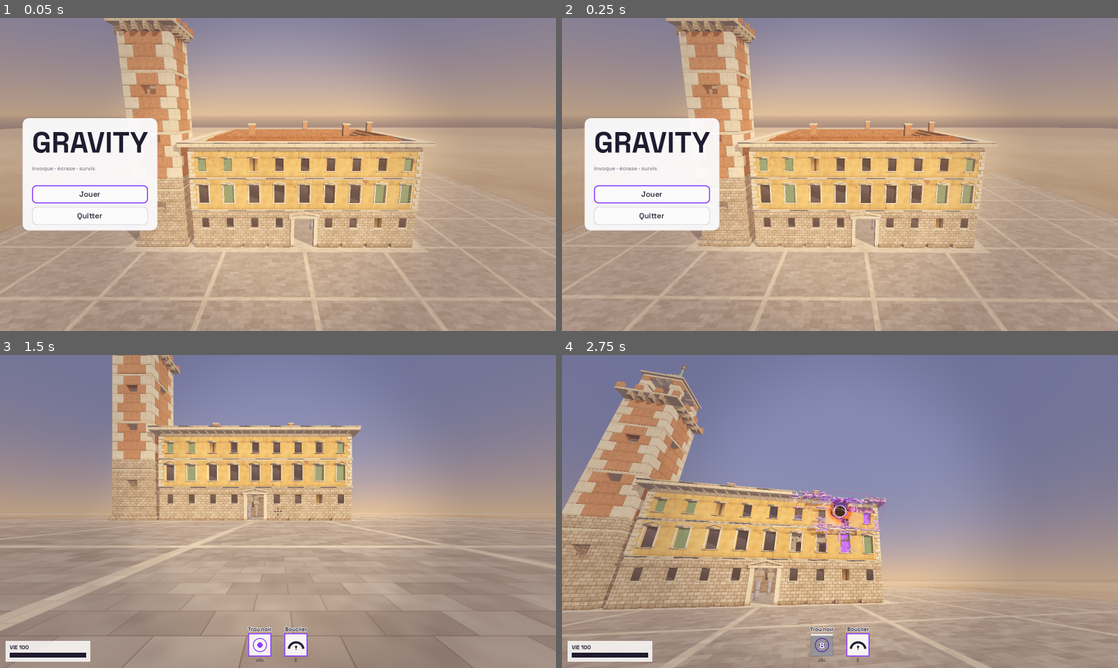
Above: before the commit, frames 1-4 (two rows, left to right).
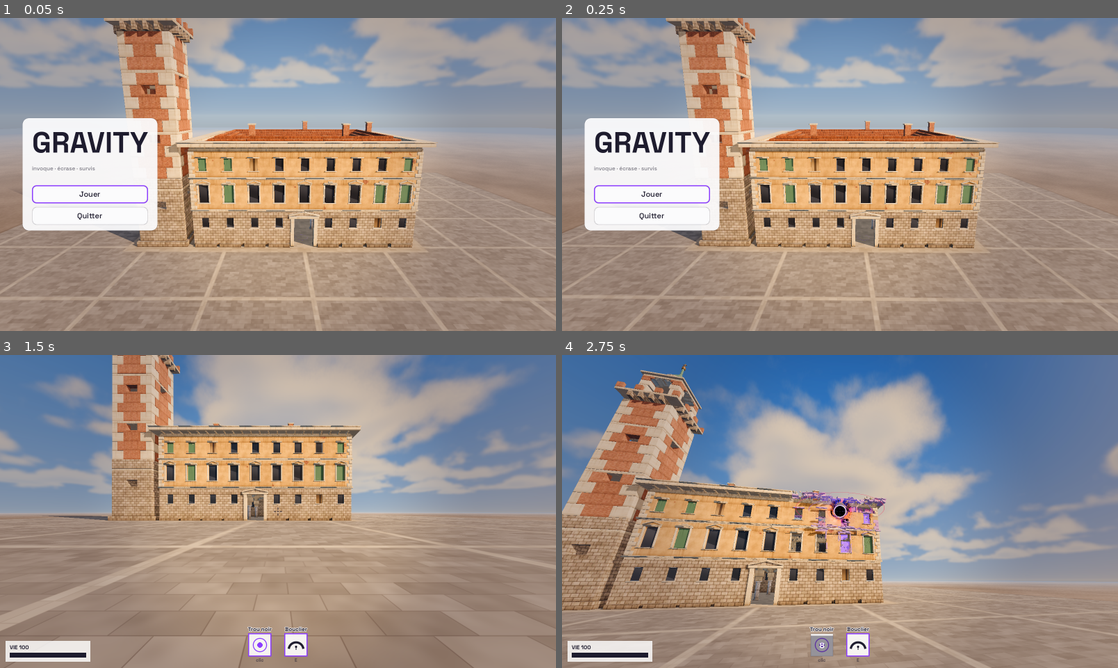
Above: after the commit, the same moments.

Repository: Ripo7/gravity
Game: Godot game, scene res://scenes/menu.tscn
Two runs of this game, one before a commit and one after it. Both use one fixed random seed, a clock stepped at 60 frames per second and the inputs below.
Inputs (mouse positions are in pixels of both pictures, inside the frame that each line leads up to):
- Up to frame 1 (0.05 s): no input
- Up to frame 2 (0.25 s): no input
- Up to frame 3 (1.5 s): click "Jouer" at 0.5 s; click "Go" at 1.25 s
- Up to frame 4 (2.75 s): tap Enter at 2 s; move the mouse to (867, 511) at 2.02 s; press the mouse at (867, 511) at 2.03 s; hold W (move_forward) from 2.03 s (still down); tap Space (jump) at 2.27 s

The runs differ from the first frame. In frame 1, 38% of the frame differs, in the area x 0-100%, y 0-89%; in frame 2, 38%; in frame 3, 33%; in frame 4, 48%, in the area x 0-100%, y 0-82%.

Commit message:
Beauty pass: Blender-baked sky, golden light, contact shadows, sunlit dust
- Sky: a shader (deep blue overhead, a pale band at the horizon warming
  toward the sun, the sun's halo and disc) over cumulus baked in Blender: a
  slab of volume noise lit by the game's sun, rendered by Cycles into an
  equirectangular panorama of the upper sky (tools/make_sky.py, ~6 min),
  graded lit/shaded in the shader. No mipmaps on it (no seam where the
  panorama wraps); static, so the light it gives is worked out once.
- Light: a lower, warmer sun on the right of the facade (raking light,
  long shadows), shade lit by the blue sky, AgX tone mapping, a touch more
  contrast and colour, a pale blue haze warmer toward the sun.
- Contact shadows: walls and rubble darken where they meet the ground and
  the square darkens at the foot of the walls (ambient occlusion written by
  the block and floor shaders; no screen-space pass needed).
- Dust: lit by the sun (warm on its sunny side, sky blue on the other,
  glowing toward the sun). A storey crushed flat blows jets of dust out
  sideways. Dust that settles turns the square pale round the ruins (a
  64 x 64 map painted where dust rolls out, read by the floor shader).
- No slow motion and no freeze frames: the slow-motion beat on big
  collapses is gone.
- Window glass reflects the new sky.
- Tests: settled dust, dust jets, the sky's clouds, time never slows.

Physics unchanged (showcase, busy ms/step, phone settings, interleaved
seeds 1-3): base 4.2-4.4, this 3.8-4.2; browser 5.2-5.6 vs 5.4-5.9.

Co-Authored-By: Claude Opus 5.5 <noreply@anthropic.com>
Claude-Session: https://claude.ai/code/session_01SsjNMFzoTS5f8MNM9uW8YB

Diff:
--- a/materials/environment.tres
+++ b/materials/environment.tres
@@ -1,13 +1,12 @@
-[gd_resource type="Environment" load_steps=3 format=3]
+[gd_resource type="Environment" load_steps=5 format=3]
 
-[sub_resource type="ProceduralSkyMaterial" id="sky_mat"]
-sky_top_color = Color(0.3, 0.42, 0.66, 1)
-sky_horizon_color = Color(0.98, 0.74, 0.55, 1)
-sky_curve = 0.12
-ground_bottom_color = Color(0.36, 0.33, 0.36, 1)
-ground_horizon_color = Color(0.94, 0.72, 0.56, 1)
-sun_angle_max = 14.0
-sun_curve = 0.12
+[ext_resource type="Shader" path="res://shaders/sky.gdshader" id="1_sky"]
+[ext_resource type="Texture2D" path="res://assets/textures/sky_clouds.png" id="2_clouds"]
+
+[sub_resource type="ShaderMaterial" id="sky_mat"]
+shader = ExtResource("1_sky")
+shader_parameter/clouds = ExtResource("2_clouds")
+shader_parameter/use_clouds = true
 
 [sub_resource type="Sky" id="sky"]
 sky_material = SubResource("sky_mat")
@@ -16,24 +15,24 @@
 background_mode = 2
 sky = SubResource("sky")
 ambient_light_source = 3
-ambient_light_color = Color(0.74, 0.74, 0.86, 1)
-ambient_light_sky_contribution = 0.3
-ambient_light_energy = 0.6
-tonemap_mode = 2
-tonemap_exposure = 1.05
-tonemap_white = 3.0
+ambient_light_color = Color(0.62, 0.7, 0.88, 1)
+ambient_light_sky_contribution = 0.6
+ambient_light_energy = 0.55
+tonemap_mode = 4
+tonemap_exposure = 1.1
 glow_enabled = true
-glow_intensity = 0.55
-glow_bloom = 0.04
-glow_hdr_threshold = 1.0
+glow_intensity = 0.5
+glow_bloom = 0.05
+glow_hdr_threshold = 1.1
 fog_enabled = true
-fog_light_color = Color(0.92, 0.72, 0.58, 1)
-fog_sun_scatter = 0.35
+fog_light_color = Color(0.72, 0.79, 0.88, 1)
+fog_sun_scatter = 0.25
 fog_mode = 1
 fog_density = 1.0
-fog_depth_begin = 0.0
-fog_depth_end = 380.0
-fog_depth_curve = 0.7
-fog_sky_affect = 0.15
+fog_depth_begin = 20.0
+fog_depth_end = 420.0
+fog_depth_curve = 1.2
+fog_sky_affect = 0.0
 adjustment_enabled = true
-adjustment_saturation = 1.12
+adjustment_contrast = 1.06
+adjustment_saturation = 1.15
--- a/scenes/game.tscn
+++ b/scenes/game.tscn
@@ -36,11 +36,11 @@
 environment = ExtResource("2_env")
 
 [node name="Sun" type="DirectionalLight3D" parent="."]
-transform = Transform3D(0.7295, -0.3283, 0.6000, 0.0000, 0.8773, 0.4800, -0.6839, -0.3502, 0.6400, 0, 30, 0)
-light_color = Color(1, 0.78, 0.55, 1)
-light_energy = 1.45
+transform = Transform3D(0.5297, -0.3452, 0.775, 0, 0.9138, 0.407, -0.8482, -0.2156, 0.484, 0, 30, 0)
+light_color = Color(1, 0.74, 0.48, 1)
+light_energy = 2.1
 shadow_enabled = true
-shadow_opacity = 0.85
+shadow_opacity = 0.95
 shadow_blur = 1.5
 directional_shadow_max_distance = 70.0
 
--- a/scripts/core/game_world.gd
+++ b/scripts/core/game_world.gd
@@ -1,13 +1,10 @@
 class_name GameWorld
 extends Node3D
 ## Root of the game scene: loads the current level, wires structures,
-## debris, player, blasts and all the juice (dust, shake, sound, slow-mo).
+## debris, player, blasts and all the juice (dust, shake, sound). No slow
+## motion and no freeze frames: the game always runs at its own pace.
 
 signal vortex_opened(vortex: Vortex)
-
-## Collapses this big (pieces) can trigger a beat of slow motion.
-const SLOWMO_MIN_PIECES := 40
-const SLOWMO_COOLDOWN := 6.0  ## real seconds
 
 @export var structures: StructureSet
 @export var debris: DebrisSystem
@@ -23,11 +20,8 @@
 ## Path of the level scene that was loaded.
 var level_file := ""
 var blasts_total := 0
-## Slow motion and other camera drama; off for the menu backdrop.
-var cinematic := true
 ## True cost of a physics step (HUD stats, benchmarks).
 var physics_clock: PhysicsClock
-var _last_slowmo := -100.0
 
 
 static func of(node: Node) -> GameWorld:
@@ -138,6 +132,11 @@
 	var aq := AdaptiveQuality.new()
 	aq.world = self
 	add_child(aq)
+	if dust:
+		dust.light_from(get_node_or_null("Sun") as DirectionalLight3D)
+		var floor_mesh := get_node_or_null("Floor/Mesh") as MeshInstance3D
+		if floor_mesh:
+			dust.use_floor(floor_mesh.get_surface_override_material(0) as ShaderMaterial)
 	structures.shattered.connect(
 		func(at: Vector3, size: Vector3, kind: int) -> void:
 			var r := size.length() * 0.5
@@ -171,6 +170,21 @@
 			if cam:
 				var d := cam.global_position.distance_to(at)
 				cam.add_trauma(0.12 * clampf(1.0 - d / 40.0, 0.0, 1.0))
+	)
+	structures.floor_crushed.connect(
+		func(at: Vector3, count: int, speed: float) -> void:
+			# The storey crushed flat pushes its air out sideways, through
+			# the windows: jets of dust all round it.
+			if dust:
+				var r := clampf(sqrt(float(count)) * 0.9, 2.5, 9.0)
+				var jets := int(Quality.pick(4, 6, 8))
+				var turn := randf() * TAU
+				for k in jets:
+					var a := turn + TAU * k / jets
+					var out := Vector3(cos(a), 0.0, sin(a))
+					dust.jet(
+						at + out * r + Vector3.UP * 0.8, out, clampf(r * 0.35, 1.2, 2.6), 6.0 + speed * 0.4
+					)
 	)
 	structures.cluster_released.connect(
 		func(at: Vector3, count: int, toppled: bool) -> void:
@@ -196,25 +210,7 @@
 				var d := cam.global_position.distance_to(at)
 				var near := clampf(1.0 - d / 45.0, 0.0, 1.0)
 				cam.add_trauma(clampf(mass / 4000.0, 0.1, 0.6) * near)
-				# The big ones get a beat of slow motion when you are close.
-				if count >= SLOWMO_MIN_PIECES and near > 0.2:
-					slow_motion()
-	)
-
-
-## A short beat of slow motion (big collapses). Not in headless runs
-## (tests), and not again for a few seconds.
-func slow_motion(scale := 0.35, hold := 0.35, back := 0.5) -> void:
-	if DisplayServer.get_name() == "headless" or not cinematic:
-		return
-	var now := Time.get_ticks_msec() / 1000.0
-	if now - _last_slowmo < SLOWMO_COOLDOWN:
-		return
-	_last_slowmo = now
-	Engine.time_scale = scale
-	var tw := create_tween().set_ignore_time_scale(true)
-	tw.tween_interval(hold)
-	tw.tween_property(Engine, "time_scale", 1.0, back).set_ease(Tween.EASE_IN_OUT)
+	)
 
 
 func _exit_tree() -> void:
@@ -250,7 +246,6 @@
 
 
 func _start_attract() -> void:
-	cinematic = false
 	player.input_enabled = false
 	player.invulnerable = true
 	player.power.auto_input = true
--- a/scripts/fx/dust_system.gd
+++ b/scripts/fx/dust_system.gd
@@ -5,11 +5,18 @@
 ## - puff: a burst where a block breaks
 ## - roll: a wall of dust rolling out along the ground after a collapse
 ## - haze: a low veil that lingers over fresh rubble
+## - jet: dust blasting out sideways where a storey is crushed
+## And the dust that settles: the square round a collapse turns pale (a
+## coarse map of how dusty the ground is, read by the floor shader).
 ## - trails behind pieces of building that are falling
 ## Owns the chip system too (gravel and splinters without physics).
 
 const FLOATS := 20  # transform 12, colour 4, custom 4
 const FLIPBOOK := "res://assets/textures/dust_flipbook.png"
+## The ground's dust map: a texel every 2 m over the middle of the map.
+const GROUND_SIZE := 64
+const GROUND_HALF := 64.0
+const GROUND_UPLOAD := 0.3  ## seconds between uploads of the map
 const DUST_COLORS := {
 	Materials.Kind.CONCRETE: Color(0.78, 0.75, 0.7, 0.75),
 	Materials.Kind.WOOD: Color(0.74, 0.64, 0.5, 0.6),
@@ -19,6 +26,7 @@
 
 var chip_system: ChipSystem
 var structures: StructureSet
+var floor_mat: ShaderMaterial  ## the floor's material (see use_floor)
 var capacity := 0
 var active := 0
 var _pos := PackedVector3Array()
@@ -34,6 +42,11 @@
 var _multimesh: MultiMesh
 var _budget := 40.0  # puffs that can still go out right now
 var _trail_tick := 0.0
+var _dusty := PackedByteArray()  ## how dusty the ground is, 0..255, a byte a texel
+var _ground_img: Image
+var _ground_tex: ImageTexture
+var _ground_dirty := false
+var _ground_tick := 0.0
 
 
 func _ready() -> void:
@@ -75,6 +88,23 @@
 	add_child(chip_system)
 
 
+## Lights the dust with the scene's sun: its direction and colour (the
+## sky's blue fills the other side).
+func light_from(sun: DirectionalLight3D) -> void:
+	var mat := _multimesh_material()
+	if mat == null or sun == null:
+		return
+	mat.set_shader_parameter("sun_dir", sun.global_basis.z.normalized())
+	mat.set_shader_parameter("sun_color", sun.light_color)
+
+
+func _multimesh_material() -> ShaderMaterial:
+	for child in get_children():
+		if child is MultiMeshInstance3D and (child as MultiMeshInstance3D).multimesh == _multimesh:
+			return (child as MultiMeshInstance3D).material_override as ShaderMaterial
+	return null
+
+
 static func _noise_texture() -> ImageTexture:
 	var n := FastNoiseLite.new()
 	n.noise_type = FastNoiseLite.TYPE_SIMPLEX_SMOOTH
@@ -114,6 +144,12 @@
 
 
 func _process(delta: float) -> void:
+	_ground_tick += delta
+	if _ground_dirty and _ground_tick >= GROUND_UPLOAD:
+		_ground_tick = 0.0
+		_ground_dirty = false
+		_ground_img.set_data(GROUND_SIZE, GROUND_SIZE, false, Image.FORMAT_R8, _dusty)
+		_ground_tex.update(_ground_img)
 	_budget = minf(_budget + delta * float(Quality.pick(40, 80, 120)), float(Quality.pick(20, 40, 60)))
 	_trail_tick += delta
 	if _trail_tick > 0.12 and structures:
@@ -166,9 +202,50 @@
 	_multimesh.buffer = _buffer
 
 
+## Settles dust on the floor drawn with `mat` from now on (a clean floor:
+## a world loaded earlier may have left its dust on the shared material).
+func use_floor(mat: ShaderMaterial) -> void:
+	floor_mat = mat
+	_ground_img = null
+	_dusty.clear()
+	if floor_mat:
+		floor_mat.set_shader_parameter("ground_dust", null)
+
+
+## Dust settling on the ground round `at`: up to `amount` (1 = fully
+## covered) within `radius` metres, less towards the edge.
+func settle(at: Vector3, radius: float, amount: float) -> void:
+	if floor_mat == null:
+		return
+	if _ground_img == null:
+		_dusty.resize(GROUND_SIZE * GROUND_SIZE)
+		_dusty.fill(0)
+		_ground_img = Image.create_from_data(GROUND_SIZE, GROUND_SIZE, false, Image.FORMAT_R8, _dusty)
+		_ground_tex = ImageTexture.create_from_image(_ground_img)
+		floor_mat.set_shader_parameter("ground_dust", _ground_tex)
+		floor_mat.set_shader_parameter(
+			"dust_rect", Vector4(-GROUND_HALF, -GROUND_HALF, GROUND_HALF * 2.0, GROUND_HALF * 2.0)
+		)
+	var scale := GROUND_SIZE / (GROUND_HALF * 2.0)
+	var c := Vector2(at.x + GROUND_HALF, at.z + GROUND_HALF) * scale
+	var r := maxf(radius * scale, 1.0)
+	var add := amount * 255.0
+	for y in range(maxi(int(c.y - r), 0), mini(int(c.y + r) + 1, GROUND_SIZE)):
+		var row := y * GROUND_SIZE
+		var dy := (y + 0.5 - c.y) / r
+		for x in range(maxi(int(c.x - r), 0), mini(int(c.x + r) + 1, GROUND_SIZE)):
+			var dx := (x + 0.5 - c.x) / r
+			var f := 1.0 - sqrt(dx * dx + dy * dy)
+			if f > 0.0:
+				_dusty[row + x] = mini(_dusty[row + x] + int(add * f * f * (3.0 - 2.0 * f)), 255)
+	_ground_dirty = true
+
+
 ## A dust cloud of roughly `radius` metres where something broke.
 func puff(at: Vector3, radius: float, kind: int, amount := 10) -> void:
 	var col: Color = DUST_COLORS.get(kind, DUST_COLORS[Materials.Kind.CONCRETE])
+	if at.y < 6.0:
+		settle(at, radius * 3.5, 0.08)
 	var n := clampi(int(amount / 5.0), 1, 4)
 	for k in n:
 		var dir := Vector3(randf_range(-1, 1), randf_range(0.0, 0.8), randf_range(-1, 1))
@@ -183,7 +260,8 @@
 func roll(at: Vector3, radius: float, strength := 1.0) -> void:
 	var col: Color = DUST_COLORS[Materials.Kind.CONCRETE]
 	col.a *= clampf(0.55 + strength * 0.45, 0.3, 1.0)
-	var ground := _ground_below(at)
+	settle(at, radius * 3.0, 0.55 * strength)
+	var ground_y := _ground_below(at)
 	var n := int(Quality.pick(6, 10, 14) * clampf(strength, 0.4, 1.0))
 	for k in n:
 		var a := TAU * (k + randf() * 0.6) / n
@@ -197,7 +275,7 @@
 			size * 0.35,
 			randf_range(5.0, 7.5),
 			col,
-			ground,
+			ground_y,
 			0.9
 		)
 	# A taller column at the centre.
@@ -210,15 +288,36 @@
 			size * 0.25,
 			6.0,
 			col,
-			ground,
+			ground_y,
 			0.6
+		)
+
+
+## Dust blasting out sideways (a storey crushed flat pushes its air out
+## through the windows): a few puffs shot along `dir`, quickly braked.
+func jet(at: Vector3, dir: Vector3, radius: float, speed := 8.0) -> void:
+	var col: Color = DUST_COLORS[Materials.Kind.CONCRETE]
+	var out := Vector3(dir.x, 0.0, dir.z).normalized()
+	for k in int(Quality.pick(2, 3, 4)):
+		var v := out + Vector3(randf_range(-0.25, 0.25), randf_range(0.0, 0.35), randf_range(-0.25, 0.25))
+		var size := radius * randf_range(0.8, 1.3)
+		_spawn(
+			at + out * radius * 0.5 * k,
+			v.normalized() * speed * randf_range(0.7, 1.1),
+			size,
+			size * 0.9,
+			randf_range(2.5, 3.8),
+			col,
+			-INF,
+			2.4
 		)
 
 
 ## A thin veil that lingers low over fresh rubble.
 func haze(at: Vector3, radius: float) -> void:
 	var col: Color = DUST_COLORS[Materials.Kind.CONCRETE] * Color(1, 1, 1, 0.45)
-	var ground := _ground_below(at)
+	var ground_y := _ground_below(at)
+	settle(at, radius * 1.8, 0.2)
 	for k in 3:
 		var off := Vector3(randf_range(-1, 1), 0, randf_range(-1, 1)) * radius
 		_spawn(
@@ -228,7 +327,7 @@
 			radius * 0.08,
 			randf_range(8.0, 11.0),
 			col,
-			ground,
+			ground_y,
 			0.4
 		)
 
--- a/shaders/block.gdshader
+++ b/shaders/block.gdshader
@@ -43,7 +43,7 @@
 uniform vec3 metal : source_color = vec3(0.62, 0.66, 0.72);
 uniform vec3 ice : source_color = vec3(0.035, 0.03, 0.06);
 uniform vec3 glass : source_color = vec3(0.08, 0.1, 0.14);
-uniform vec3 glass_sky : source_color = vec3(0.6, 0.64, 0.74);
+uniform vec3 glass_sky : source_color = vec3(0.7, 0.78, 0.9);
 // Warm light behind some windows (the city is lived in).
 uniform vec3 window_light : source_color = vec3(1.0, 0.68, 0.38);
 uniform float window_lit_share = 0.1;
@@ -648,12 +648,17 @@
 		albedo *= 1.0 - near * (0.25 + 0.2 * noise(local_pos * 18.0));
 	}
 
-	// Cheap contact shadow where blocks meet the ground.
-	albedo *= mix(0.72, 1.0, smoothstep(0.0, 0.6, world_y));
+	// Contact shadow where blocks and rubble meet the ground: a little
+	// darker right at the ground, and the sky's light (ambient occlusion)
+	// fades over the last two metres, so walls and piles sit on the square.
+	albedo *= mix(0.82, 1.0, smoothstep(0.0, 0.5, world_y));
+	float ground_ao = mix(0.42, 1.0, smoothstep(0.0, 2.2, world_y));
 
 	albedo *= shade;
 	float t = clamp(tint, 0.0, 1.0);
 	ALBEDO = mix(albedo, violet_deep, t * 0.9);
+	AO = ground_ao;
+	AO_LIGHT_AFFECT = 0.0;
 	ROUGHNESS = rough;
 	METALLIC = metallic * (1.0 - t);
 	EMISSION = violet * t * t * t * glow_strength + lit_window * (1.0 - t);
--- a/shaders/dust.gdshader
+++ b/shaders/dust.gdshader
@@ -12,13 +12,19 @@
 // 8 x 8 frames: R = light on the cloud, A = density.
 uniform sampler2D flipbook : filter_linear_mipmap;
 uniform bool use_flipbook = false;
-uniform vec3 sun_dir = vec3(0.4, 0.85, 0.35);
+// The sun (toward it, world space) and the two lights on the dust: warm
+// where the sun reaches it, the sky's blue on the side away from it. Set
+// from the scene's sun (DustSystem.light_from).
+uniform vec3 sun_dir = vec3(0.775, 0.407, 0.484);
+uniform vec3 sun_color : source_color = vec3(1.0, 0.84, 0.64);
+uniform vec3 sky_color : source_color = vec3(0.58, 0.65, 0.8);
 
 varying float age;
 varying float seed;
 varying float rot;
 varying vec4 tint;
 varying vec3 up_view;
+varying vec3 sun_view;
 
 void vertex() {
 	// Face the camera, keep the instance's position and scale.
@@ -30,6 +36,21 @@
 	rot = INSTANCE_CUSTOM.z;
 	tint = COLOR;
 	up_view = (VIEW_MATRIX * vec4(0.0, 1.0, 0.0, 0.0)).xyz;
+	sun_view = (VIEW_MATRIX * vec4(normalize(sun_dir), 0.0)).xyz;
+}
+
+// The light on a puff: `own` is its own shading (1 lit, 0 dark), `c` the
+// point on the quad. The side facing the sun is warm and bright, the other
+// side takes the sky's blue; looking toward the sun, thin dust glows.
+vec3 dust_light(vec2 c, float own, float thin, vec3 view, vec3 sunv) {
+	vec2 sun2 = normalize(sunv.xy + vec2(0.0001));
+	float side = clamp(dot(c, sun2) * 0.5 + 0.5, 0.0, 1.0);
+	float lit = smoothstep(0.15, 0.95, own * 0.65 + side * 0.55);
+	float behind = pow(clamp(dot(-view, normalize(sunv)), 0.0, 1.0), 5.0);
+	// Dust is pale: only a touch of the lights' colour.
+	vec3 warm = mix(vec3(1.0), sun_color, 0.45);
+	vec3 cool = mix(vec3(1.0), sky_color, 0.6);
+	return mix(cool * 0.78, warm * 1.22, lit) + warm * behind * thin * 1.3;
 }
 
 vec4 flip_frame(vec2 uv, float f) {
@@ -53,7 +74,7 @@
 	float top = clamp(dot(c, up2) * 0.5 + 0.5, 0.0, 1.0);
 	// Rendered thin (light gets in): thicken it to read as a cloud.
 	float density = clamp(v.a * 1.8, 0.0, 1.0);
-	return vec4(a_tint.rgb * (0.35 + 0.8 * v.r) * mix(0.8, 1.06, top), density * a_tint.a);
+	return vec4(vec3(clamp(v.r * 0.85 + top * 0.25, 0.0, 1.0)), density * a_tint.a);
 }
 
 // Without the flipbook: two noise reads, eroded as the cloud ages.
@@ -74,8 +95,7 @@
 	// Lit from above: the side toward the sky is brighter, the underside
 	// darker, which reads as volume.
 	float top = clamp(dot(c, up2) * 0.5 + 0.5, 0.0, 1.0);
-	float light = mix(0.58, 1.04, top) * (0.85 + 0.3 * n2);
-	return vec4(a_tint.rgb * light, a * a_tint.a);
+	return vec4(vec3(clamp(top * 0.7 + n2 * 0.3, 0.0, 1.0)), a * a_tint.a);
 }
 
 void fragment() {
@@ -85,6 +105,7 @@
 	}
 	vec2 up2 = normalize(up_view.xy + vec2(0.0001));
 	vec4 puff = use_flipbook ? flipbook_puff(c, age, seed, rot, tint, up2) : noise_puff(c, age, seed, rot, tint, up2);
-	ALBEDO = puff.rgb;
+	// puff.r is its own shading; the colour comes from the dust and the light.
+	ALBEDO = tint.rgb * dust_light(c, puff.r, 1.0 - puff.a, VIEW, sun_view);
 	ALPHA = puff.a;
 }
--- a/shaders/floor.gdshader
+++ b/shaders/floor.gdshader
@@ -4,8 +4,8 @@
 // round the square. Beyond the square, a bare plain of beaten earth that
 // fades into the haze. Joints fade with distance (no shimmer on phones).
 
-uniform vec3 stone : source_color = vec3(0.56, 0.54, 0.5);
-uniform vec3 travertine : source_color = vec3(0.8, 0.74, 0.62);
+uniform vec3 stone : source_color = vec3(0.57, 0.54, 0.49);
+uniform vec3 travertine : source_color = vec3(0.77, 0.71, 0.6);
 uniform vec3 joint : source_color = vec3(0.32, 0.3, 0.28);
 uniform vec3 earth : source_color = vec3(0.56, 0.5, 0.43);
 // Set by GameWorld from the level: the square's half size (Arena.inner),
@@ -15,6 +15,11 @@
 uniform vec2 grid_origin = vec2(0.0);
 uniform vec4 plinths[4];
 uniform int plinth_count = 0;
+// Dust settled on the ground round collapses (DustSystem.settle): how
+// dusty, over the rectangle (min x, min z, size x, size z).
+uniform sampler2D ground_dust : hint_default_black, filter_linear;
+uniform vec4 dust_rect = vec4(-64.0, -64.0, 128.0, 128.0);
+uniform vec3 dust : source_color = vec3(0.8, 0.76, 0.7);
 
 varying vec3 world_pos;
 
@@ -58,12 +63,14 @@
 	// Travertine: bands every 12 m, kerbs round the buildings and the square.
 	vec2 g = abs(fract((p - grid_origin) / 12.0 + 0.5) - 0.5) * 12.0;
 	float trav = near(min(g.x, g.y), 0.28, fw);
+	float wall = 1e6;  // metres to the nearest building, 0 inside one
 	for (int i = 0; i < 4; i++) {
 		if (i >= plinth_count) {
 			break;
 		}
 		vec2 out_of = max(plinths[i].xy - p, p - plinths[i].zw);
 		trav = max(trav, near(max(out_of.x, out_of.y), 1.5, fw));
+		wall = min(wall, length(max(out_of, vec2(0.0))));
 	}
 	float edge = max(abs(p.x), abs(p.y)) - square_half;  // metres outside the square
 	trav = max(trav, 1.0 - smoothstep(-1.4 - fw, -1.4 + fw, -edge));
@@ -79,7 +86,20 @@
 	dirt *= mix(0.78, 1.0, smoothstep(0.0, 0.8, edge));
 	col = mix(col, dirt, plain);
 
-	ALBEDO = col * (0.93 + 0.1 * big);
+	col *= 0.93 + 0.1 * big;
+	// Settled dust: pale, patchy, filling the joints first (only worked out
+	// where there is some).
+	float dusty = texture(ground_dust, (p - dust_rect.xy) / dust_rect.zw).r;
+	if (dusty > 0.004) {
+		dusty = clamp(dusty * (0.55 + 0.9 * noise2(p * 0.8)) + j * dusty * 0.4, 0.0, 0.9);
+		col = mix(col, dust * (0.92 + 0.12 * noise2(p * 5.3)), dusty);
+	}
+	ALBEDO = col;
+	// The walls shade the ground at their foot from the sky (ambient
+	// occlusion): the buildings sit on the square instead of floating.
+	// Inside a footprint (the courtyard) the walls all round hide some sky.
+	AO = wall > 0.0 ? mix(0.4, 1.0, smoothstep(0.0, 3.0, wall)) : 0.72;
+	AO_LIGHT_AFFECT = 0.0;
 	ROUGHNESS = mix(mix(0.74, 0.62, trav), 0.95, plain);
 	SPECULAR = 0.35;
 }
--- /dev/null
+++ b/shaders/sky.gdshader
@@ -0,0 +1,57 @@
+shader_type sky;
+// Late afternoon over the square: deep blue overhead, a pale band at the
+// horizon that warms toward the sun, the sun's glow and disc, and a field of
+// cumulus baked in Blender (tools/make_sky.py) lit by the same sun, laid over
+// it and fading into the haze near the horizon. Static (no TIME): the light
+// it gives the scene is worked out once.
+
+uniform vec3 zenith : source_color = vec3(0.17, 0.34, 0.66);
+uniform vec3 horizon : source_color = vec3(0.7, 0.79, 0.87);
+uniform vec3 horizon_sun : source_color = vec3(1.0, 0.72, 0.46);
+uniform vec3 ground : source_color = vec3(0.52, 0.48, 0.45);
+// How fast the blue deepens above the horizon (lower: thinner pale band).
+uniform float band = 0.45;
+uniform float glow = 0.22;  // the wide halo round the sun
+uniform float sun_disc = 0.9996;  // cos of the disc's angular radius
+// Clouds: RGB = their light from the bake, A = how much sky they hide;
+// equirectangular, upper half of the sky (latitude 0 at the bottom).
+uniform sampler2D clouds : source_color, filter_linear, repeat_enable;  // no mipmaps: no seam where the panorama wraps
+uniform bool use_clouds = false;
+// The bake's light picks between the clouds' shaded and sunlit colours.
+uniform vec3 cloud_lit : source_color = vec3(1.0, 0.87, 0.72);
+uniform vec3 cloud_shade : source_color = vec3(0.52, 0.58, 0.7);
+uniform float cloud_light = 1.0;
+uniform float exposure = 1.0;
+
+void sky() {
+	vec3 d = EYEDIR;
+	vec3 sun = LIGHT0_ENABLED ? LIGHT0_DIRECTION : normalize(vec3(0.775, 0.407, 0.484));
+	vec3 sun_col = LIGHT0_ENABLED ? LIGHT0_COLOR * LIGHT0_ENERGY : vec3(1.6, 1.25, 0.95);
+	float h = d.y;
+	float mu = dot(d, sun);
+	// The horizon warms on the sun's side of the sky.
+	vec2 flat_d = normalize(d.xz + vec2(1e-5));
+	vec2 flat_sun = normalize(sun.xz + vec2(1e-5));
+	float toward = clamp(dot(flat_d, flat_sun) * 0.5 + 0.5, 0.0, 1.0);
+	vec3 hor = mix(horizon, horizon_sun, toward * toward * toward * 0.85);
+	vec3 col = mix(hor, zenith, pow(clamp(h, 0.0, 1.0), band));
+	// Below the horizon: the haze over the plain.
+	col = h < 0.0 ? mix(hor, ground, clamp(-h * 5.0, 0.0, 1.0)) : col;
+	// The sun's glow: a wide warm halo and a tight bright one, then the disc.
+	float m = max(mu, 0.0);
+	col += sun_col * (pow(m, 6.0) * glow + pow(m, 90.0) * 0.5);
+	col += sun_col * smoothstep(sun_disc - 0.00025, sun_disc, mu) * 6.0;
+	if (use_clouds && h > 0.0) {
+		vec2 uv = vec2(0.5 + atan(d.x, -d.z) / TAU, 1.0 - asin(clamp(h, 0.0, 1.0)) / (PI * 0.5));
+		vec4 c = texture(clouds, uv);
+		float lit = smoothstep(0.12, 0.8, dot(c.rgb, vec3(0.3, 0.55, 0.15)));
+		vec3 cloud = mix(cloud_shade, cloud_lit, lit) * cloud_light;
+		// Far clouds sink into the horizon's haze.
+		float far = 1.0 - smoothstep(0.02, 0.35, h);
+		cloud = mix(cloud, hor * 1.05, far * 0.6);
+		// Backlit edges near the sun shine.
+		cloud += sun_col * pow(m, 12.0) * 0.35 * (1.0 - c.a);
+		col = mix(col, cloud, c.a * smoothstep(0.0, 0.06, h));
+	}
+	COLOR = col * exposure;
+}
--- a/tests/test_effects.gd
+++ b/tests/test_effects.gd
@@ -261,3 +261,48 @@
 			moved += 1
 	check(moved >= 2, "it ploughs into the pile instead of stopping dead (%d freed)" % moved)
 	await _unload()
+
+
+func test_dust_settles_on_the_square() -> void:
+	await _load_world()
+	var dust := world.dust
+	check(dust.floor_mat != null, "the dust knows the floor")
+	var at := SPOT + Vector3(-40, 0, -40)  # inside the map, away from the palace
+	dust.roll(at, 3.0, 1.0)
+	check(dust.floor_mat.get_shader_parameter("ground_dust") is ImageTexture, "the floor reads a dust map")
+	var size := DustSystem.GROUND_SIZE
+	var texel := int((at.x + DustSystem.GROUND_HALF) / (DustSystem.GROUND_HALF * 2.0) * size)
+	texel += int((at.z + DustSystem.GROUND_HALF) / (DustSystem.GROUND_HALF * 2.0) * size) * size
+	check(
+		dust._dusty[texel] > 50, "where the dust rolled out, the square turned pale (%d)" % dust._dusty[texel]
+	)
+	check(dust._dusty[2 * size + 2] == 0, "and nowhere else")
+	await _unload()
+
+
+func test_a_crushed_storey_blows_dust_out_sideways() -> void:
+	await _load_world()
+	var dust := world.dust
+	var before := dust.active
+	world.structures.floor_crushed.emit(SPOT + Vector3(0, 4, 0), 60, 9.0)
+	check(dust.active >= before + 6, "jets of dust all round (%d new)" % (dust.active - before))
+	await frames(10)
+	# They fly out sideways, away from the storey.
+	var out := 0
+	for i in dust.capacity:
+		if dust._life[i] > 0.0 and Vector2(dust._vel[i].x, dust._vel[i].z).length() > 2.0:
+			out += 1
+	check(out >= 4, "flying out (%d)" % out)
+	await _unload()
+
+
+func test_the_sky_has_its_clouds_and_time_never_slows() -> void:
+	await _load_world()
+	var env := (world.get_node("WorldEnvironment") as WorldEnvironment).environment
+	var sky := env.sky.sky_material as ShaderMaterial
+	check(sky != null and sky.get_shader_parameter("clouds") is Texture2D, "clouds baked in Blender")
+	# A big piece of building landing: shake and dust, never slow motion.
+	world.structures.cluster_impact.emit(SPOT, 50000.0, 14.0, 120)
+	await frames(5)
+	check_eq(Engine.time_scale, 1.0, "the game keeps its pace")
+	await _unload()
Binary file added: assets/textures/sky_clouds.png
Not shown, added: assets/textures/sky_clouds.png.import
Not shown, added: shaders/sky.gdshader.uid
